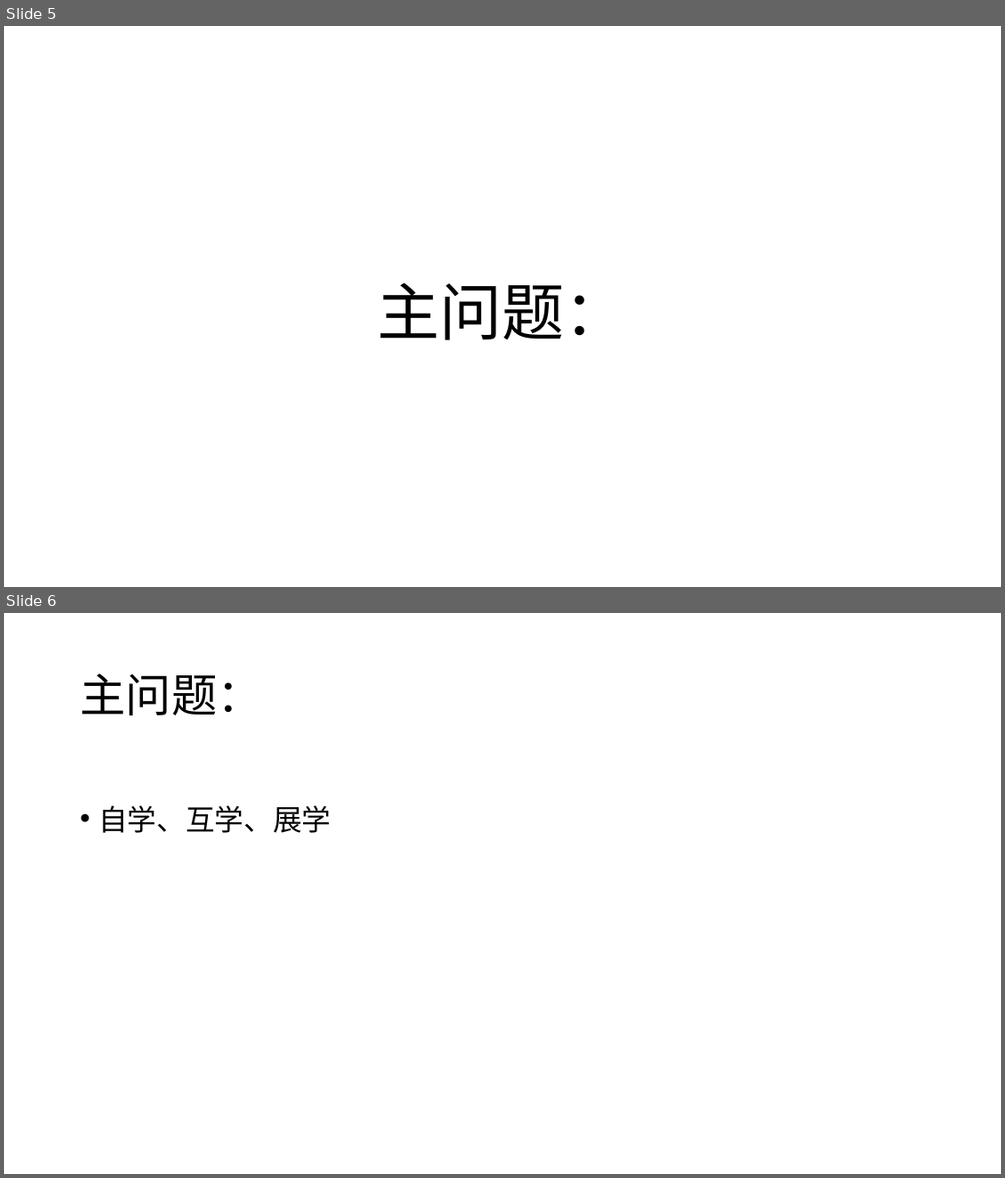
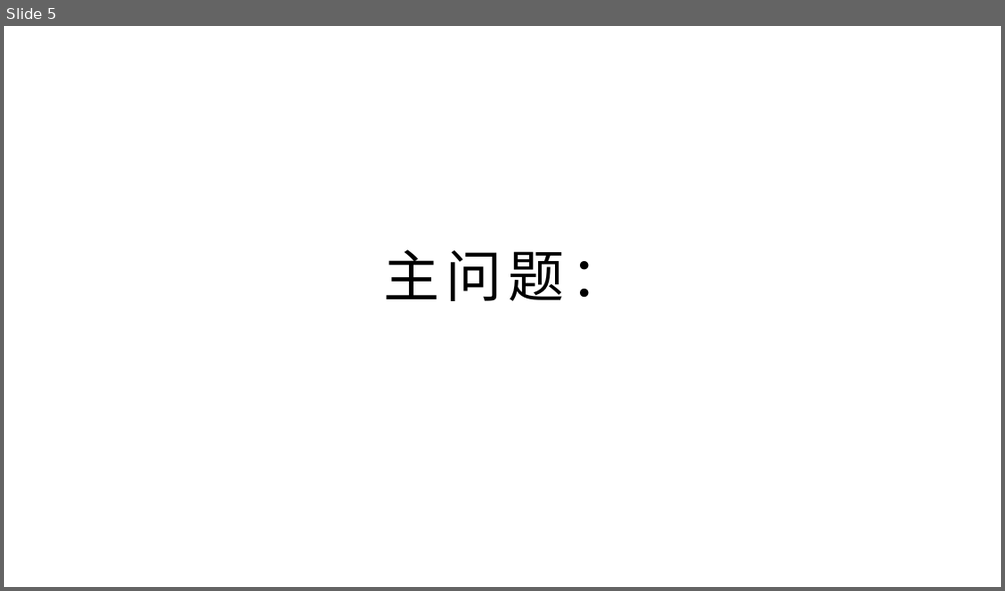
Before and after one commit to yyc-git/ModernGameEngineDesignEdu, a slide deck: 模板.pptx. Shown one above the other, each under a label of ours: slides 5 and 6 before the commit, slide 5 after it. The pictures are 1005x1178 and 1005x591 pixels, drawn with LibreOffice and Linux fonts; fonts in the diff are those of the drawing; background and template pictures are left out. Boxes give left, top, right and bottom in pixels: in the first picture for what was removed or moved away, otherwise in the second. Text is boxed around its words. In the diff, an @@ line names an element or a change of style, - is before the commit and + after.

```diff
--- a/模板.pptx
+++ b/模板.pptx
@@ slide 6 removed at bbox=[4, 613, 1001, 1174], background #FFFFFF @@
@@ title removed at bbox=[80, 674, 262, 715] @@
-主问题：
@@ text removed at bbox=[98, 805, 331, 833] @@
-• 自学、互学、展学
@@ slide 5 changed as well @@
@@ title "主问题：": place and size @@
-title "主问题：" at bbox=[378, 282, 627, 340]
+title "主问题：" at bbox=[384, 249, 627, 301]
@@ title "主问题：" at bbox=[384, 249, 627, 301]: size 60 to 54 pt, font Calibri to Arial, letter spacing 0 to 6 pt; line spacing 0.9 to 1; vertical alignment bottom to top @@
```
Also in this commit, not shown: 7 other slides changed, 9 slides added, 6 other slides removed, 5 other files.
